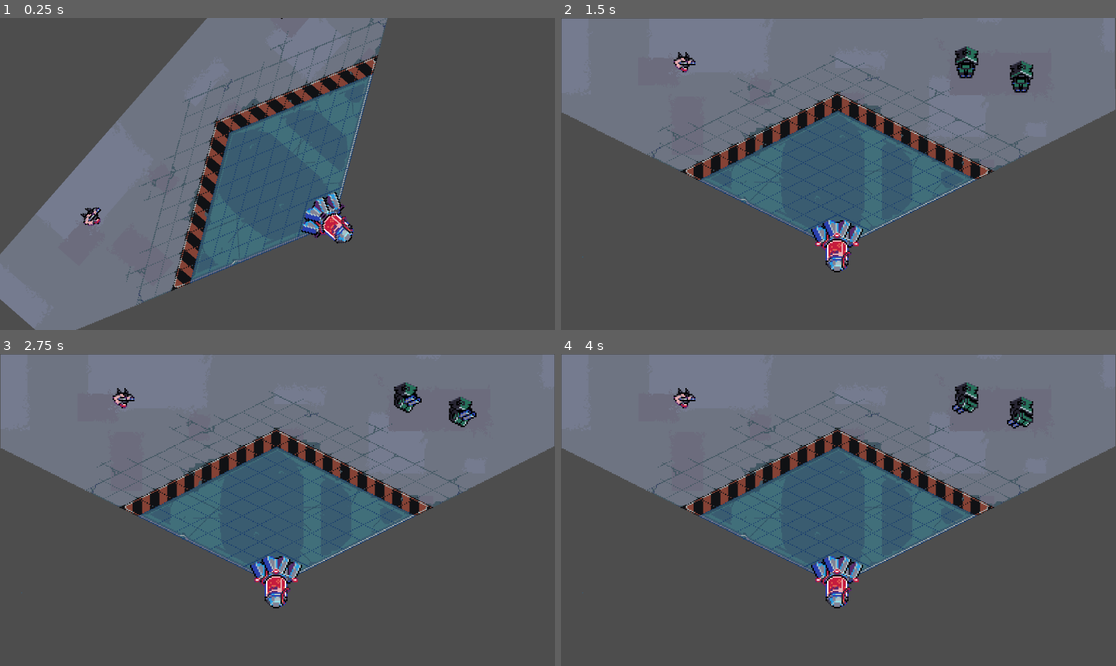
Above: before the commit, frames 1-4 (two rows, left to right).
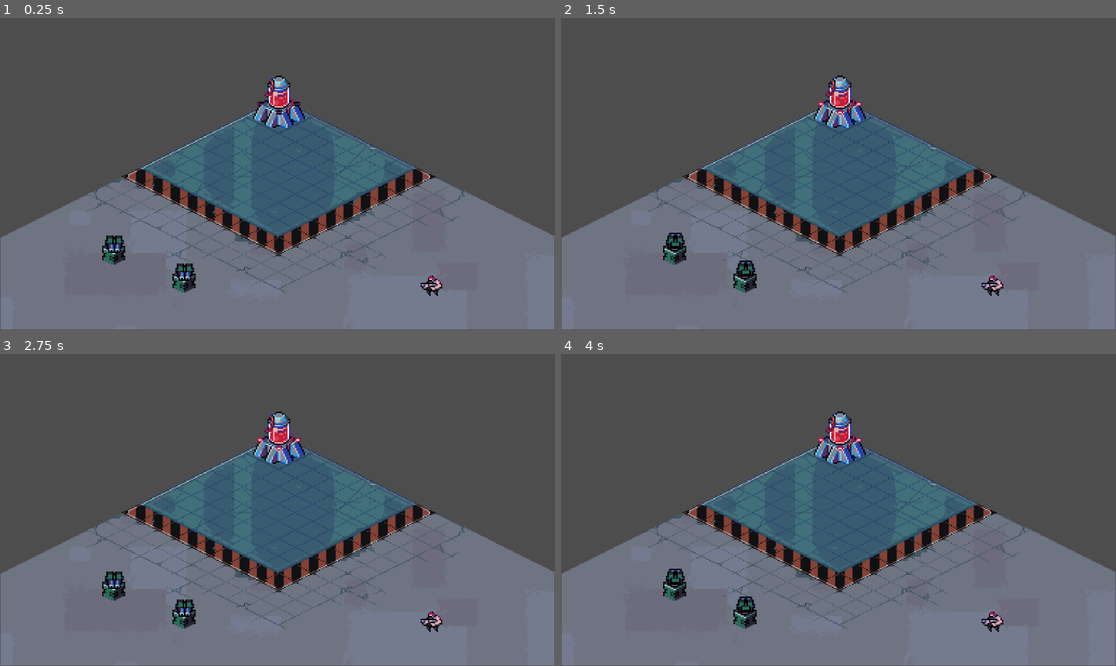
Above: after the commit, the same moments.

Repository: hadder10/Finished_game_3
Game: Godot game, scene res://scenes/main_lvl/node_2d.tscn
Two runs of this game, one before a commit and one after it. Both use one fixed random seed, a clock stepped at 60 frames per second and the inputs below.
Inputs (mouse positions are in pixels of both pictures, inside the frame that each line leads up to):
- Up to frame 1 (0.25 s): no input
- Up to frame 2 (1.5 s): move the mouse to (993, 36) at 0.52 s; press the mouse at (993, 36) at 0.53 s; move the mouse to (727, 189) at 1.27 s; release the mouse at (727, 189) at 1.28 s; click (727, 189) at 1.35 s
- Up to frame 3 (2.75 s): move the mouse to (333, 441) at 2.02 s; press the mouse at (333, 441) at 2.03 s
- Up to frame 4 (4 s): move the mouse to (810, 572) at 2.77 s; release the mouse at (810, 572) at 2.78 s; click (810, 572) at 2.85 s; move the mouse to (1005, 556) at 3.52 s; press the mouse at (1005, 556) at 3.53 s

The runs differ from the first frame. In frame 1, 50% of the frame differs, in the area x 0-100%, y 0-100%; in frame 2, 81%; in frame 3, 81%; in frame 4, 81%.

Commit message:
position_of_tower

Diff:
--- a/scenes/main_lvl/first_unit.gd
+++ b/scenes/main_lvl/first_unit.gd
@@ -9,13 +9,11 @@
 
 
 
-# Called when the node enters the scene tree for the first time.
 func _ready():
 	anima.play("idle")
 	initiationPos = global_position
 
 
-# Called every frame. 'delta' is the elapsed time since the previous frame.
 func _process(delta):
 	if dragable:
 		if Input.is_action_just_pressed("click"):
@@ -26,7 +24,7 @@
 			Global.is_dragging = false
 			var tween = get_tree().create_tween()
 			if is_inside:
-				tween.tween_property(self, "position", just_body.position, 0.2).set_ease(Tween.EASE_OUT)
+				tween.tween_property(self, "position", just_body.position, 0).set_ease(Tween.EASE_OUT)
 			else:
 				tween.tween_property(self, "global_position", initiationPos, 0.2).set_ease(Tween.EASE_OUT)
 
--- a/scenes/main_lvl/node_2d.tscn
+++ b/scenes/main_lvl/node_2d.tscn
@@ -1,80 +1,12 @@
-[gd_scene load_steps=33 format=3 uid="uid://c6n28eo75d5ue"]
+[gd_scene load_steps=21 format=3 uid="uid://c6n28eo75d5ue"]
 
 [ext_resource type="Script" path="res://scenes/main_lvl/Camera2D.gd" id="1_05a01"]
-[ext_resource type="Script" path="res://scenes/main_lvl/first_unit.gd" id="2_4i2pp"]
-[ext_resource type="Texture2D" uid="uid://53cjvg303c11" path="res://assets/defense1.png" id="2_vfnmh"]
 [ext_resource type="Texture2D" uid="uid://d1vy8uosbn1fq" path="res://assets/world.png" id="3_5hkj6"]
 [ext_resource type="Texture2D" uid="uid://bnqv4e0pidj50" path="res://assets/basic_soldier.png" id="4_dtvpd"]
 [ext_resource type="Texture2D" uid="uid://buoouex6b2g51" path="res://assets/hq.png" id="5_to5sc"]
 [ext_resource type="Script" path="res://scenes/main_lvl/throne.gd" id="6_aieu5"]
-[ext_resource type="Script" path="res://scenes/main_lvl/platform_1.gd" id="7_lchjl"]
-
-[sub_resource type="AtlasTexture" id="AtlasTexture_51jv3"]
-atlas = ExtResource("2_vfnmh")
-region = Rect2(0, 0, 24, 24)
-
-[sub_resource type="AtlasTexture" id="AtlasTexture_rth8f"]
-atlas = ExtResource("2_vfnmh")
-region = Rect2(24, 0, 24, 24)
-
-[sub_resource type="AtlasTexture" id="AtlasTexture_k6xta"]
-atlas = ExtResource("2_vfnmh")
-region = Rect2(48, 0, 24, 24)
-
-[sub_resource type="AtlasTexture" id="AtlasTexture_t3n4d"]
-atlas = ExtResource("2_vfnmh")
-region = Rect2(72, 0, 24, 24)
-
-[sub_resource type="AtlasTexture" id="AtlasTexture_4brnx"]
-atlas = ExtResource("2_vfnmh")
-region = Rect2(96, 0, 24, 24)
-
-[sub_resource type="AtlasTexture" id="AtlasTexture_8wa7u"]
-atlas = ExtResource("2_vfnmh")
-region = Rect2(120, 0, 24, 24)
-
-[sub_resource type="AtlasTexture" id="AtlasTexture_gdqrd"]
-atlas = ExtResource("2_vfnmh")
-region = Rect2(144, 0, 24, 24)
-
-[sub_resource type="AtlasTexture" id="AtlasTexture_uuy24"]
-atlas = ExtResource("2_vfnmh")
-region = Rect2(168, 0, 24, 24)
-
-[sub_resource type="SpriteFrames" id="SpriteFrames_3d4fj"]
-animations = [{
-"frames": [{
-"duration": 1.0,
-"texture": SubResource("AtlasTexture_51jv3")
-}, {
-"duration": 1.0,
-"texture": SubResource("AtlasTexture_rth8f")
-}, {
-"duration": 1.0,
-"texture": SubResource("AtlasTexture_k6xta")
-}, {
-"duration": 1.0,
-"texture": SubResource("AtlasTexture_t3n4d")
-}, {
-"duration": 1.0,
-"texture": SubResource("AtlasTexture_4brnx")
-}, {
-"duration": 1.0,
-"texture": SubResource("AtlasTexture_8wa7u")
-}, {
-"duration": 1.0,
-"texture": SubResource("AtlasTexture_gdqrd")
-}, {
-"duration": 1.0,
-"texture": SubResource("AtlasTexture_uuy24")
-}],
-"loop": true,
-"name": &"idle",
-"speed": 3.0
-}]
-
-[sub_resource type="RectangleShape2D" id="RectangleShape2D_h3ou5"]
-size = Vector2(59.25, 61.25)
+[ext_resource type="PackedScene" uid="uid://dushec5761vu0" path="res://scenes/tower.tscn" id="7_2236w"]
+[ext_resource type="PackedScene" uid="uid://bfcnxkbpb0tw7" path="res://scenes/platform.tscn" id="8_idcl8"]
 
 [sub_resource type="AtlasTexture" id="AtlasTexture_ya684"]
 atlas = ExtResource("4_dtvpd")
@@ -165,13 +97,9 @@
 "speed": 3.0
 }]
 
-[sub_resource type="RectangleShape2D" id="RectangleShape2D_nfnfb"]
-size = Vector2(26.5433, 26.8048)
-
 [node name="Node2D" type="Node2D"]
 
 [node name="Camera2D" type="Camera2D" parent="."]
-rotation = -3.14159
 ignore_rotation = false
 rotation_smoothing_enabled = true
 script = ExtResource("1_05a01")
@@ -179,38 +107,6 @@
 [node name="mapo" type="Sprite2D" parent="."]
 scale = Vector2(2.245, 2.245)
 texture = ExtResource("3_5hkj6")
-
-[node name="sec_tower2" type="Node2D" parent="."]
-position = Vector2(-380, 202)
-script = ExtResource("2_4i2pp")
-
-[node name="tower_animation" type="AnimatedSprite2D" parent="sec_tower2"]
-scale = Vector2(3, 3)
-sprite_frames = SubResource("SpriteFrames_3d4fj")
-animation = &"idle"
-frame = 7
-frame_progress = 0.67557
-
-[node name="Area2D" type="Area2D" parent="sec_tower2"]
-
-[node name="tower_collision" type="CollisionShape2D" parent="sec_tower2/Area2D"]
-shape = SubResource("RectangleShape2D_h3ou5")
-
-[node name="first_tower" type="Node2D" parent="."]
-position = Vector2(-266, 232)
-script = ExtResource("2_4i2pp")
-
-[node name="tower_animation" type="AnimatedSprite2D" parent="first_tower"]
-scale = Vector2(3, 3)
-sprite_frames = SubResource("SpriteFrames_3d4fj")
-animation = &"idle"
-frame = 7
-frame_progress = 0.67557
-
-[node name="Area2D" type="Area2D" parent="first_tower"]
-
-[node name="tower_collision" type="CollisionShape2D" parent="first_tower/Area2D"]
-shape = SubResource("RectangleShape2D_h3ou5")
 
 [node name="test_unit" type="StaticBody2D" parent="."]
 position = Vector2(321, 232)
@@ -238,32 +134,14 @@
 frame_progress = 0.427385
 script = ExtResource("6_aieu5")
 
-[node name="platform_1" type="StaticBody2D" parent="." groups=["dropable"]]
-position = Vector2(-107, 23)
-rotation = -0.523599
-skew = -0.523599
-script = ExtResource("7_lchjl")
+[node name="platform_1" parent="." instance=ExtResource("8_idcl8")]
+position = Vector2(-108, 22)
 
-[node name="CollisionShape2D" type="CollisionShape2D" parent="platform_1"]
-position = Vector2(1.24722, 1.25832)
-scale = Vector2(1.5, 1.5)
-shape = SubResource("RectangleShape2D_nfnfb")
+[node name="platform_2" parent="." instance=ExtResource("8_idcl8")]
+position = Vector2(108, -13)
 
-[node name="ColorRect" type="ColorRect" parent="platform_1"]
-anchors_preset = 8
-anchor_left = 0.5
-anchor_top = 0.5
-anchor_right = 0.5
-anchor_bottom = 0.5
-offset_left = -19.0526
-offset_top = -19.0526
-offset_right = 20.9474
-offset_bottom = 20.9474
-grow_horizontal = 2
-grow_vertical = 2
-color = Color(1, 1, 1, 0.301961)
+[node name="sec_tower2" parent="." instance=ExtResource("7_2236w")]
+position = Vector2(-340, 177)
 
-[connection signal="body_entered" from="sec_tower2/Area2D" to="sec_tower2" method="_on_area_2d_body_entered"]
-[connection signal="body_exited" from="sec_tower2/Area2D" to="sec_tower2" method="_on_area_2d_body_exited"]
-[connection signal="mouse_entered" from="sec_tower2/Area2D" to="sec_tower2" method="_on_area_2d_mouse_entered"]
-[connection signal="mouse_exited" from="sec_tower2/Area2D" to="sec_tower2" method="_on_area_2d_mouse_exited"]
+[node name="sec_tower3" parent="." instance=ExtResource("7_2236w")]
+position = Vector2(-194, 235)
--- /dev/null
+++ b/scenes/platform.tscn
@@ -0,0 +1,30 @@
+[gd_scene load_steps=3 format=3 uid="uid://bfcnxkbpb0tw7"]
+
+[ext_resource type="Script" path="res://scenes/main_lvl/platform_1.gd" id="1_3u8j7"]
+
+[sub_resource type="RectangleShape2D" id="RectangleShape2D_nfnfb"]
+size = Vector2(26.5433, 26.8048)
+
+[node name="platform_1" type="StaticBody2D" groups=["dropable"]]
+rotation = 0.532325
+skew = 0.514872
+script = ExtResource("1_3u8j7")
+
+[node name="CollisionShape2D" type="CollisionShape2D" parent="."]
+scale = Vector2(1.5, 1.5)
+shape = SubResource("RectangleShape2D_nfnfb")
+
+[node name="ColorRect" type="ColorRect" parent="."]
+layout_direction = 1
+anchors_preset = 8
+anchor_left = 0.5
+anchor_top = 0.5
+anchor_right = 0.5
+anchor_bottom = 0.5
+offset_left = -20.0
+offset_top = -20.0
+offset_right = 20.0
+offset_bottom = 20.0
+grow_horizontal = 2
+grow_vertical = 2
+color = Color(1, 1, 1, 0.301961)
--- /dev/null
+++ b/scenes/tower.tscn
@@ -0,0 +1,199 @@
+[gd_scene load_steps=26 format=3 uid="uid://dushec5761vu0"]
+
+[ext_resource type="Script" path="res://scenes/main_lvl/first_unit.gd" id="1_d602n"]
+[ext_resource type="Texture2D" uid="uid://53cjvg303c11" path="res://assets/defense1.png" id="2_01u4q"]
+
+[sub_resource type="AtlasTexture" id="AtlasTexture_51jv3"]
+atlas = ExtResource("2_01u4q")
+region = Rect2(0, 0, 24, 24)
+
+[sub_resource type="AtlasTexture" id="AtlasTexture_rth8f"]
+atlas = ExtResource("2_01u4q")
+region = Rect2(24, 0, 24, 24)
+
+[sub_resource type="AtlasTexture" id="AtlasTexture_k6xta"]
+atlas = ExtResource("2_01u4q")
+region = Rect2(48, 0, 24, 24)
+
+[sub_resource type="AtlasTexture" id="AtlasTexture_t3n4d"]
+atlas = ExtResource("2_01u4q")
+region = Rect2(72, 0, 24, 24)
+
+[sub_resource type="AtlasTexture" id="AtlasTexture_4brnx"]
+atlas = ExtResource("2_01u4q")
+region = Rect2(96, 0, 24, 24)
+
+[sub_resource type="AtlasTexture" id="AtlasTexture_8wa7u"]
+atlas = ExtResource("2_01u4q")
+region = Rect2(120, 0, 24, 24)
+
+[sub_resource type="AtlasTexture" id="AtlasTexture_gdqrd"]
+atlas = ExtResource("2_01u4q")
+region = Rect2(144, 0, 24, 24)
+
+[sub_resource type="AtlasTexture" id="AtlasTexture_uuy24"]
+atlas = ExtResource("2_01u4q")
+region = Rect2(168, 0, 24, 24)
+
+[sub_resource type="AtlasTexture" id="AtlasTexture_gxm64"]
+atlas = ExtResource("2_01u4q")
+region = Rect2(0, 0, 24, 24)
+
+[sub_resource type="AtlasTexture" id="AtlasTexture_27j2u"]
+atlas = ExtResource("2_01u4q")
+region = Rect2(24, 0, 24, 24)
+
+[sub_resource type="AtlasTexture" id="AtlasTexture_8gqdg"]
+atlas = ExtResource("2_01u4q")
+region = Rect2(48, 0, 24, 24)
+
+[sub_resource type="AtlasTexture" id="AtlasTexture_6503y"]
+atlas = ExtResource("2_01u4q")
+region = Rect2(72, 0, 24, 24)
+
+[sub_resource type="AtlasTexture" id="AtlasTexture_avwtk"]
+atlas = ExtResource("2_01u4q")
+region = Rect2(96, 0, 24, 24)
+
+[sub_resource type="AtlasTexture" id="AtlasTexture_0ypil"]
+atlas = ExtResource("2_01u4q")
+region = Rect2(0, 0, 24, 24)
+
+[sub_resource type="AtlasTexture" id="AtlasTexture_0sogm"]
+atlas = ExtResource("2_01u4q")
+region = Rect2(168, 0, 24, 24)
+
+[sub_resource type="AtlasTexture" id="AtlasTexture_tqxb5"]
+atlas = ExtResource("2_01u4q")
+region = Rect2(144, 0, 24, 24)
+
+[sub_resource type="AtlasTexture" id="AtlasTexture_jfn6y"]
+atlas = ExtResource("2_01u4q")
+region = Rect2(120, 0, 24, 24)
+
+[sub_resource type="AtlasTexture" id="AtlasTexture_h3na0"]
+atlas = ExtResource("2_01u4q")
+region = Rect2(0, 0, 24, 24)
+
+[sub_resource type="AtlasTexture" id="AtlasTexture_w8uv5"]
+atlas = ExtResource("2_01u4q")
+region = Rect2(24, 0, 24, 24)
+
+[sub_resource type="AtlasTexture" id="AtlasTexture_mjjcn"]
+atlas = ExtResource("2_01u4q")
+region = Rect2(48, 0, 24, 24)
+
+[sub_resource type="AtlasTexture" id="AtlasTexture_2khyr"]
+atlas = ExtResource("2_01u4q")
+region = Rect2(72, 0, 24, 24)
+
+[sub_resource type="SpriteFrames" id="SpriteFrames_3d4fj"]
+animations = [{
+"frames": [{
+"duration": 1.0,
+"texture": SubResource("AtlasTexture_51jv3")
+}, {
+"duration": 1.0,
+"texture": SubResource("AtlasTexture_rth8f")
+}, {
+"duration": 1.0,
+"texture": SubResource("AtlasTexture_k6xta")
+}, {
+"duration": 1.0,
+"texture": SubResource("AtlasTexture_t3n4d")
+}, {
+"duration": 1.0,
+"texture": SubResource("AtlasTexture_4brnx")
+}, {
+"duration": 1.0,
+"texture": SubResource("AtlasTexture_8wa7u")
+}, {
+"duration": 1.0,
+"texture": SubResource("AtlasTexture_gdqrd")
+}, {
+"duration": 1.0,
+"texture": SubResource("AtlasTexture_uuy24")
+}],
+"loop": true,
+"name": &"idle",
+"speed": 3.0
+}, {
+"frames": [{
+"duration": 1.0,
+"texture": SubResource("AtlasTexture_gxm64")
+}, {
+"duration": 1.0,
+"texture": SubResource("AtlasTexture_27j2u")
+}, {
+"duration": 1.0,
+"texture": SubResource("AtlasTexture_8gqdg")
+}, {
+"duration": 1.0,
+"texture": SubResource("AtlasTexture_6503y")
+}, {
+"duration": 1.0,
+"texture": SubResource("AtlasTexture_avwtk")
+}],
+"loop": false,
+"name": &"rotation_back",
+"speed": 3.0
+}, {
+"frames": [{
+"duration": 1.0,
+"texture": SubResource("AtlasTexture_0ypil")
+}, {
+"duration": 1.0,
+"texture": SubResource("AtlasTexture_0sogm")
+}, {
+"duration": 1.0,
+"texture": SubResource("AtlasTexture_tqxb5")
+}, {
+"duration": 1.0,
+"texture": SubResource("AtlasTexture_jfn6y")
+}],
+"loop": false,
+"name": &"rotation_left",
+"speed": 3.0
+}, {
+"frames": [{
+"duration": 1.0,
+"texture": SubResource("AtlasTexture_h3na0")
+}, {
+"duration": 1.0,
+"texture": SubResource("AtlasTexture_w8uv5")
+}, {
+"duration": 1.0,
+"texture": SubResource("AtlasTexture_mjjcn")
+}, {
+"duration": 1.0,
+"texture": SubResource("AtlasTexture_2khyr")
+}],
+"loop": false,
+"name": &"rotation_right",
+"speed": 3.0
+}]
+
+[sub_resource type="RectangleShape2D" id="RectangleShape2D_h3ou5"]
+size = Vector2(54, 65.625)
+
+[node name="sec_tower2" type="Node2D"]
+script = ExtResource("1_d602n")
+
+[node name="tower_animation" type="AnimatedSprite2D" parent="."]
+position = Vector2(0, -22)
+scale = Vector2(3, 3)
+sprite_frames = SubResource("SpriteFrames_3d4fj")
+animation = &"rotation_right"
+frame = 3
+frame_progress = 1.0
+
+[node name="Area2D" type="Area2D" parent="."]
+
+[node name="tower_collision" type="CollisionShape2D" parent="Area2D"]
+position = Vector2(3, -22.1875)
+shape = SubResource("RectangleShape2D_h3ou5")
+
+[connection signal="body_entered" from="Area2D" to="." method="_on_area_2d_body_entered"]
+[connection signal="body_exited" from="Area2D" to="." method="_on_area_2d_body_exited"]
+[connection signal="mouse_entered" from="Area2D" to="." method="_on_area_2d_mouse_entered"]
+[connection signal="mouse_exited" from="Area2D" to="." method="_on_area_2d_mouse_exited"]
